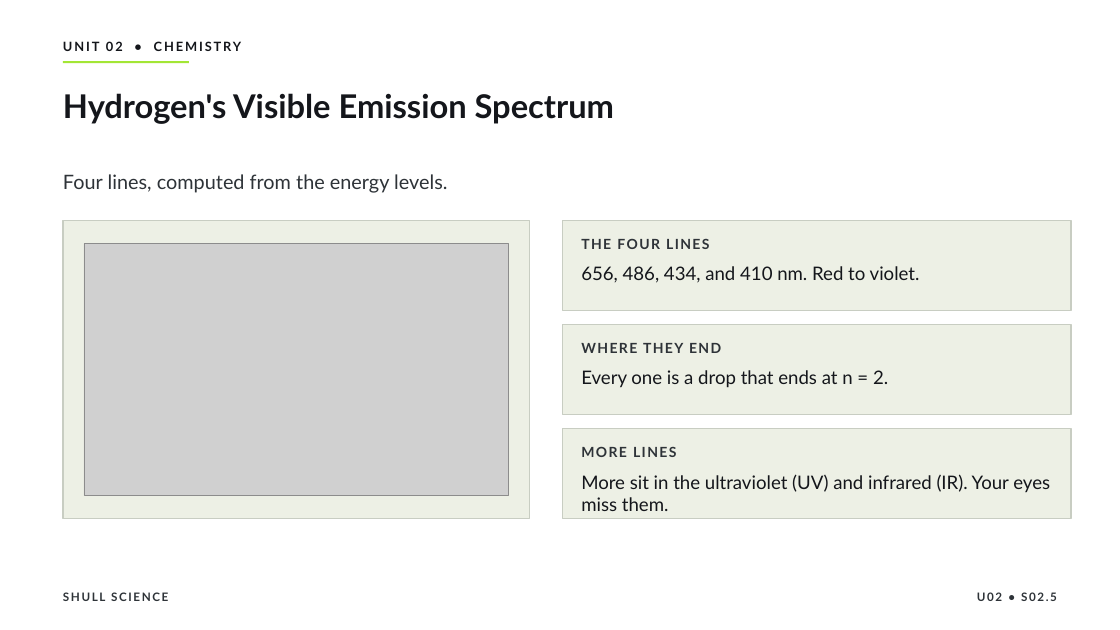
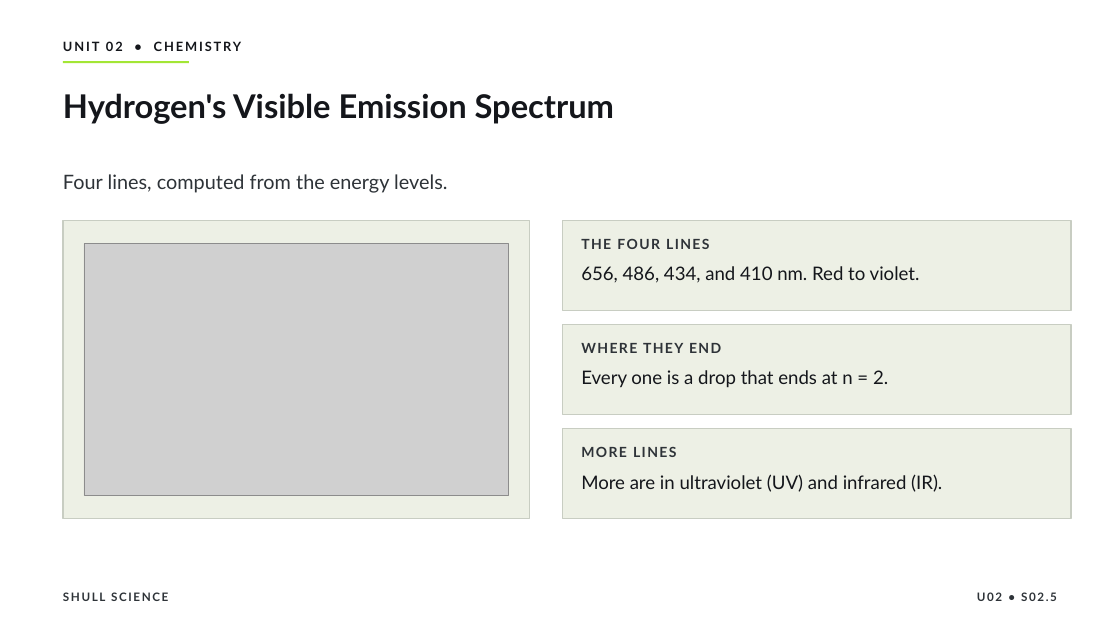
Before and after one commit to Hayabusa015/WorkWork, a slide deck: slide 9 of deliverables/chem-u02/SHULL_CHEM_Slides_U02_S02.5.pptx. Drawn at 1120x630 pixels with LibreOffice and Linux fonts; fonts in the diff are those of the drawing; grey boxes stand for pictures. Boxes give left, top, right and bottom in pixels: in the first picture for what was removed or moved away, otherwise in the second. Text is boxed around its words. In the diff, an @@ line names an element or a change of style, - is before the commit and + after.

```diff
--- a/deliverables/chem-u02/SHULL_CHEM_Slides_U02_S02.5.pptx
+++ b/deliverables/chem-u02/SHULL_CHEM_Slides_U02_S02.5.pptx
@@ text at (x1=581, y1=474, x2=942, y2=492): text changed @@
-More sit in the ultraviolet (UV) and infrared (IR). Your eyes miss them.
+More are in ultraviolet (UV) and infrared (IR).
```
Also in this commit, not shown: 1 other slide changed, 4 other files.
